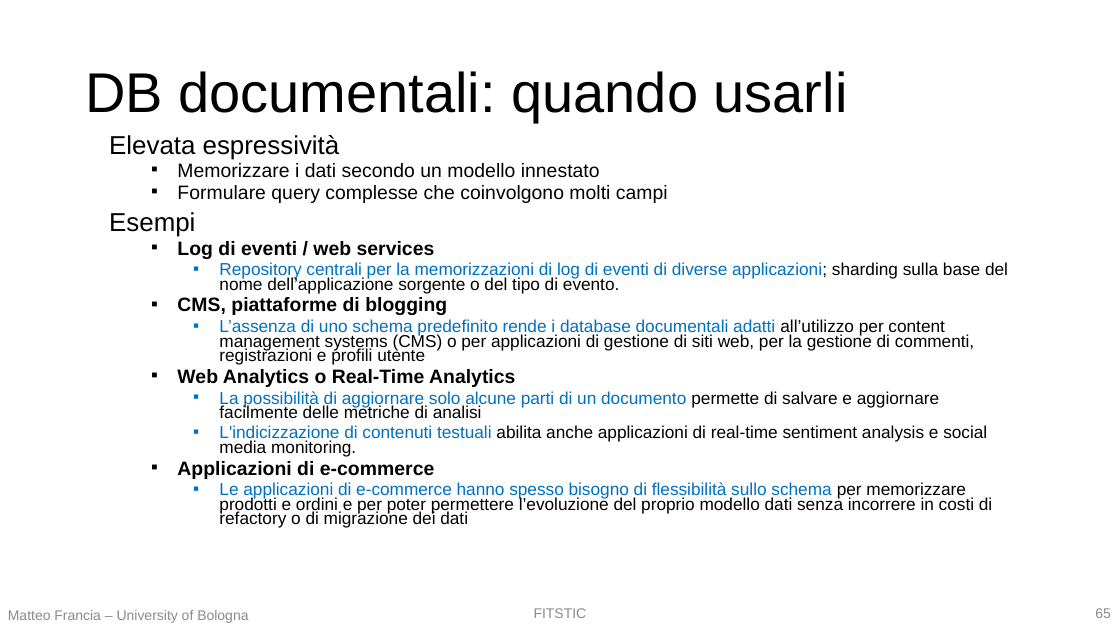
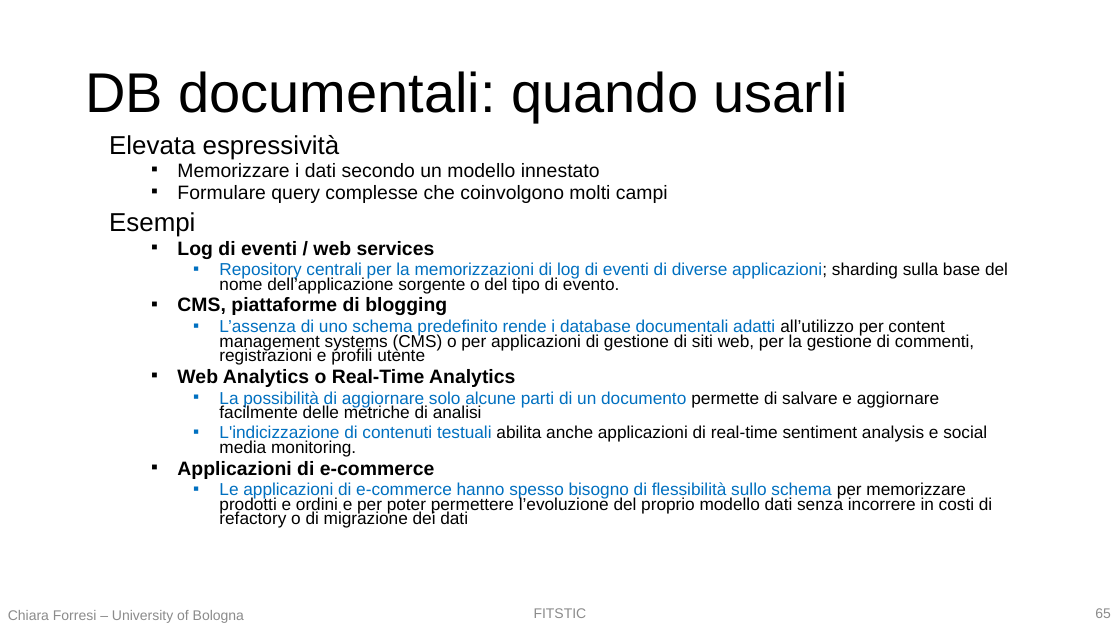
Before and after one commit to w4bo/teaching-nosql, a slide deck: slide 65 of slides/01 - T1 - I database NoSQL.pptx. Drawn at 1120x630 pixels with LibreOffice and Linux fonts; fonts in the diff are those of the drawing. Boxes give left, top, right and bottom in pixels: in the first picture for what was removed or moved away, otherwise in the second. Text is boxed around its words. In the diff, an @@ line names an element or a change of style, - is before the commit and + after.

```diff
--- a/slides/01 - T1 - I database NoSQL.pptx
+++ b/slides/01 - T1 - I database NoSQL.pptx
@@ text at (8,610,244,623): text changed @@
-Matteo Francia – University of Bologna
+Chiara Forresi – University of Bologna
```
Also in this commit, not shown: 81 other slides changed.
